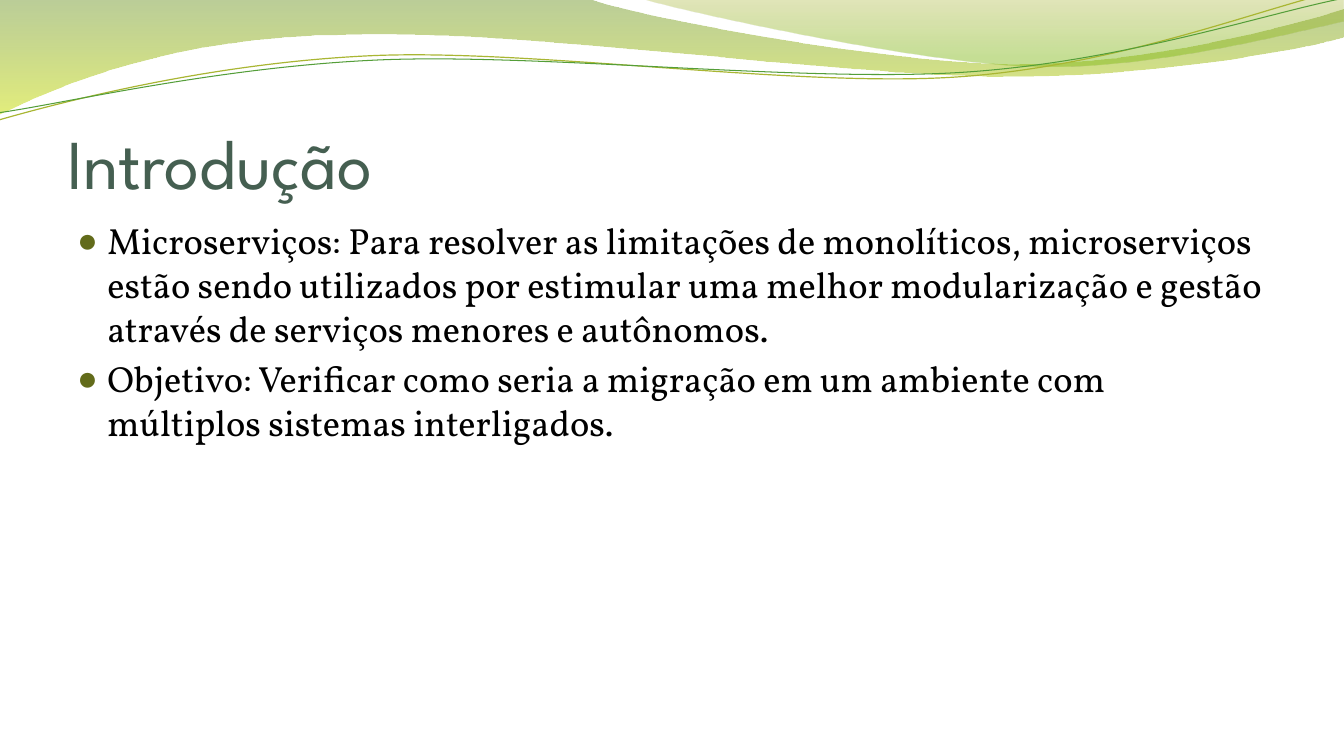
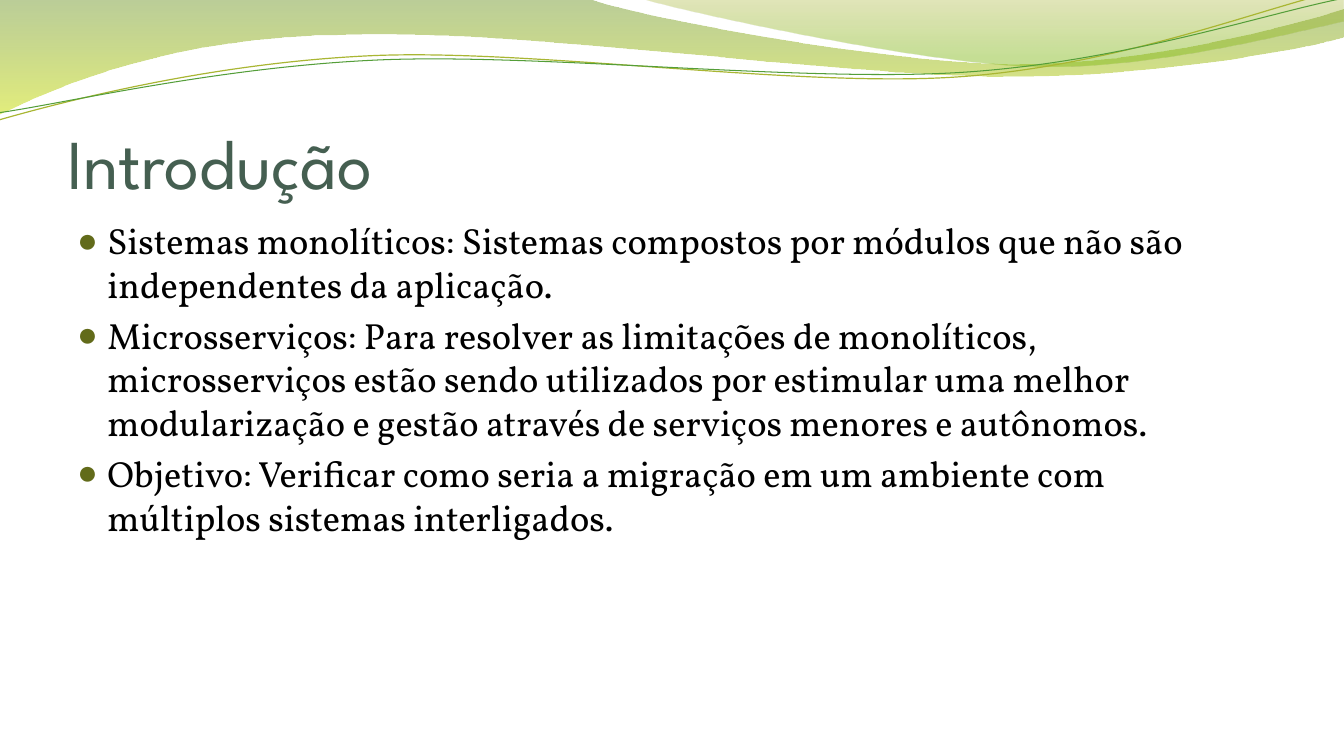
Before and after one commit to guilhermevillaca/mestrado, a slide deck: slide 3 of apresentação/Migração de Múltiplos Sistemas Monolíticos para Microserviços.pptx. Drawn at 1344x756 pixels with LibreOffice and Linux fonts; fonts in the diff are those of the drawing; background and template pictures are left out. Boxes give left, top, right and bottom in pixels: in the first picture for what was removed or moved away, otherwise in the second. Text is boxed around its words. In the diff, an @@ line names an element or a change of style, - is before the commit and + after.

```diff
--- a/apresentação/Migração de Múltiplos Sistemas Monolíticos para Microserviços.pptx
+++ b/apresentação/Migração de Múltiplos Sistemas Monolíticos para Microserviços.pptx
@@ text at (107, 227, 1183, 445): text changed @@
-● Microserviços: Para resolver as limitações de monolíticos, microserviços estão sendo utilizados por estimular uma melhor modularização e gestão através de serviços menores e autônomos.
+● Sistemas monolíticos: Sistemas compostos por módulos que não são independentes da aplicação.
+● Microsserviços: Para resolver as limitações de monolíticos, microsserviços estão sendo utilizados por estimular uma melhor modularização e gestão através de serviços menores e autônomos.
```
Also in this commit, not shown: 9 other slides changed, 2 slides added, 2 other files.
